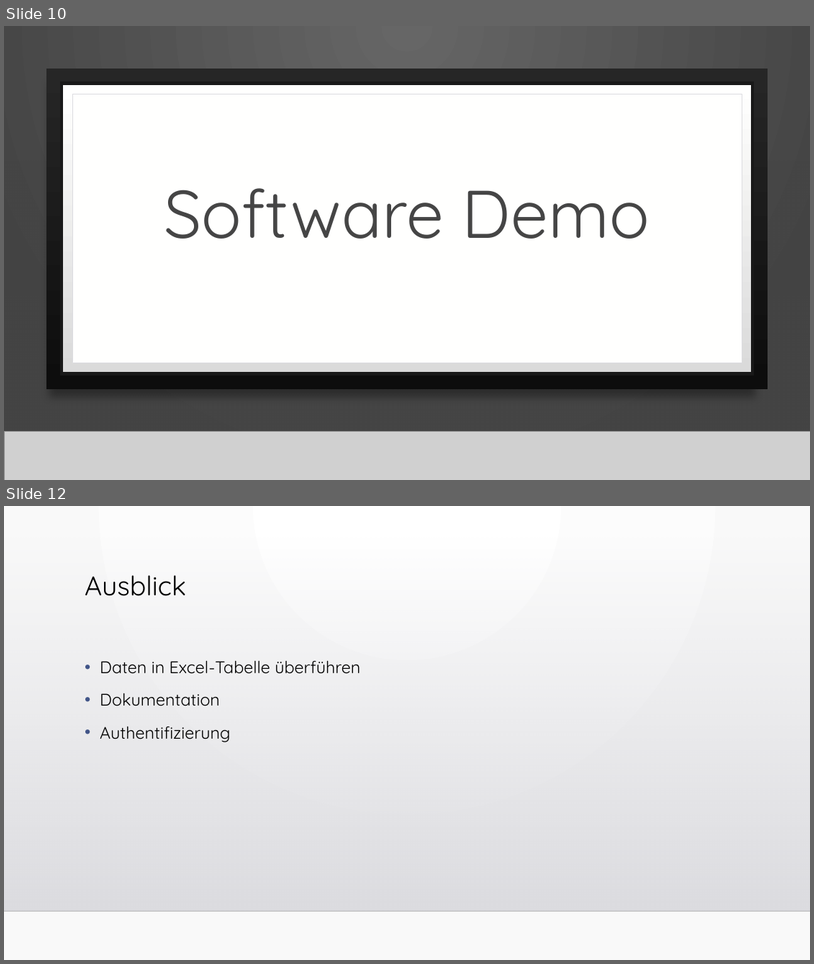
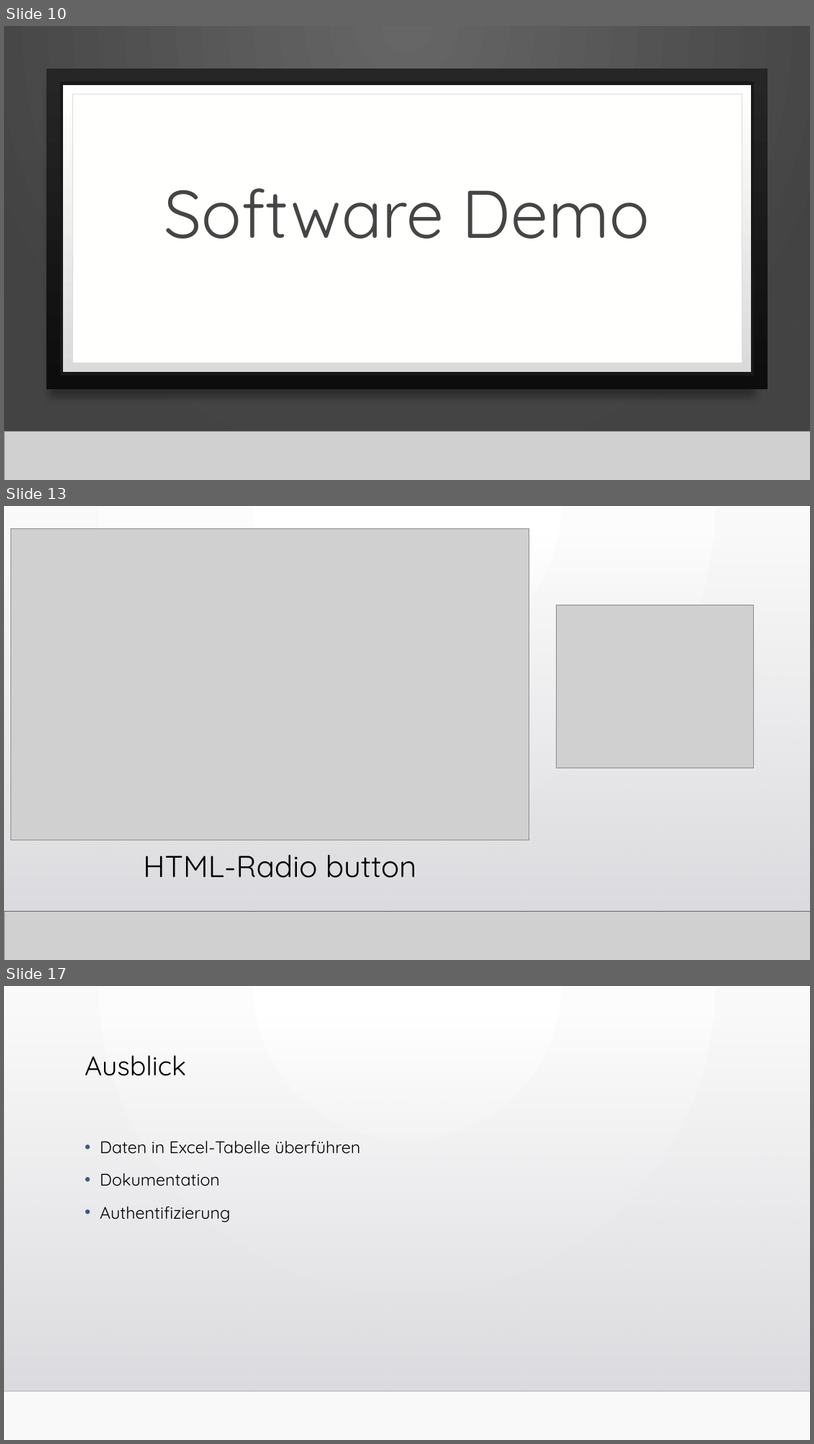
Before and after one commit to WebEngineering18/Pr-sentation, a slide deck: Fragebogen zum Status der Bauqualität.pptx. Shown one above the other, each under a label of ours: slides 10 and 12 before the commit, slides 10, 13 and 17 after it; the slides between them are not shown. The pictures are 814x964 and 814x1444 pixels, drawn with LibreOffice and Linux fonts; fonts in the diff are those of the drawing; grey boxes stand for pictures; background and template pictures are left out. Boxes give left, top, right and bottom in pixels: in the first picture for what was removed or moved away, otherwise in the second. Text is boxed around its words. In the diff, an @@ line names an element or a change of style, - is before the commit and + after.

```diff
--- a/Fragebogen zum Status der Bauqualität.pptx
+++ b/Fragebogen zum Status der Bauqualität.pptx
@@ slide 13 added at (4,506,810,960), background gradient #FFFFFF to #FAFAFA; not listed: 2 template elements that a slide beside it also shows @@
@@ rectangle added at (4,506,810,960), fill gradient #FFFFFF to #FAFAFA @@
@@ rectangle added at (4,537,810,911), fill gradient #DCDCE0 to #DEDEE2 @@
@@ rectangle added at (4,537,810,911), fill gradient #DCDCE0 to #DEDEE2 @@
@@ picture added at (11,529,530,840) @@
@@ picture added at (78,548,714,559) @@
@@ picture added at (556,605,754,767) @@
@@ title added at (143,854,417,878), 36 pt, text #000000 @@
+HTML-Radio button
@@ line added from (4, 911) to (810, 911), #000001 1 pt @@
@@ picture added at (4,911,810,960) @@
@@ line added from (4, 911) to (810, 911), #000001 1 pt @@
@@ what was slide 12 is now slide 17 @@
```
Also in this commit, not shown: 2 slides changed, 4 other slides added, 4 other files.
